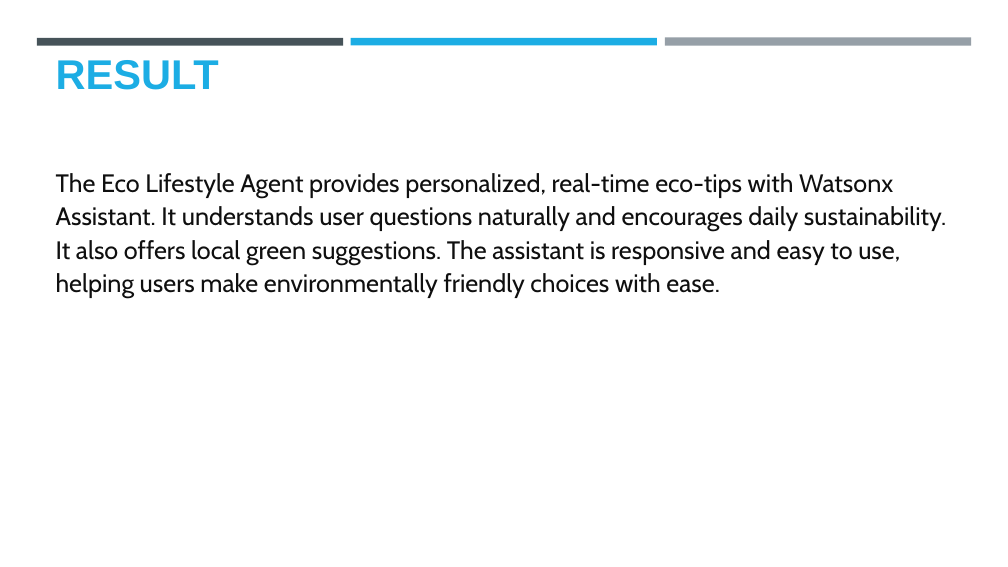
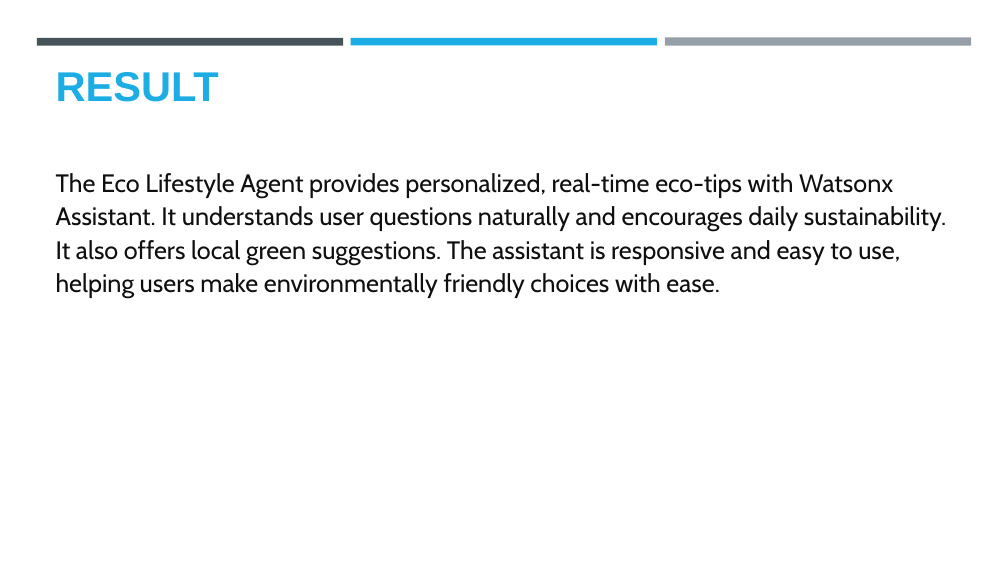
Before and after one commit to Suryank7/Eco-Lifestyle-Agent, a slide deck: slide 10 of ProjectTemplate (1) - Copy.pptx (slide 9 before the commit). Drawn at 1008x567 pixels with LibreOffice and Linux fonts; fonts in the diff are those of the drawing; background and template pictures are left out. Boxes give left, top, right and bottom in pixels: in the first picture for what was removed or moved away, otherwise in the second. Text is boxed around its words. In the diff, an @@ line names an element or a change of style, - is before the commit and + after.

```diff
--- a/ProjectTemplate (1) - Copy.pptx
+++ b/ProjectTemplate (1) - Copy.pptx
@@ title "RESULT": place and size @@
-title "RESULT" at bbox=[56, 60, 219, 90]
+title "RESULT" at bbox=[56, 72, 219, 102]
```
Also in this commit, not shown: 9 other slides changed, 4 slides added.
